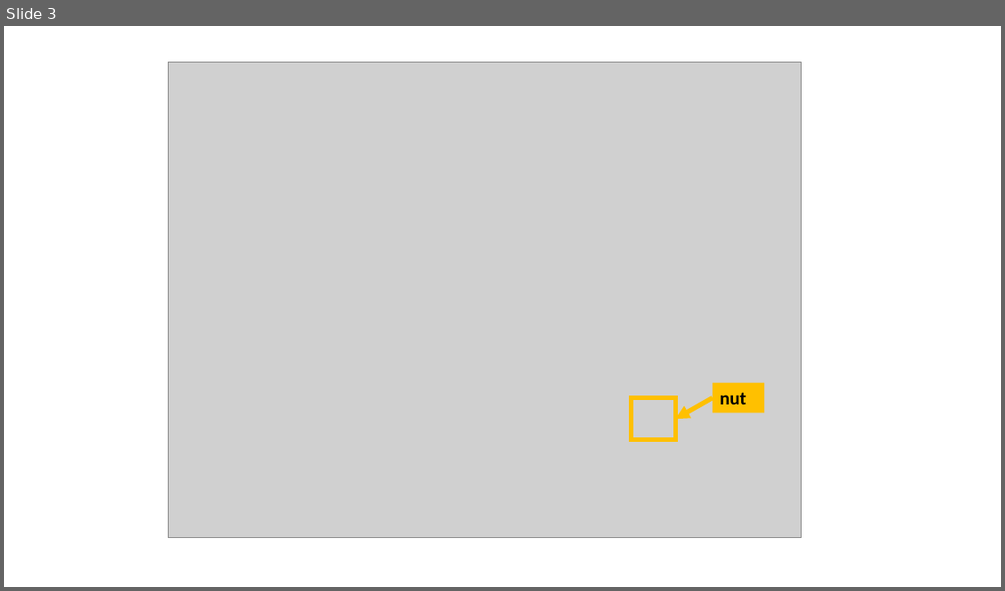
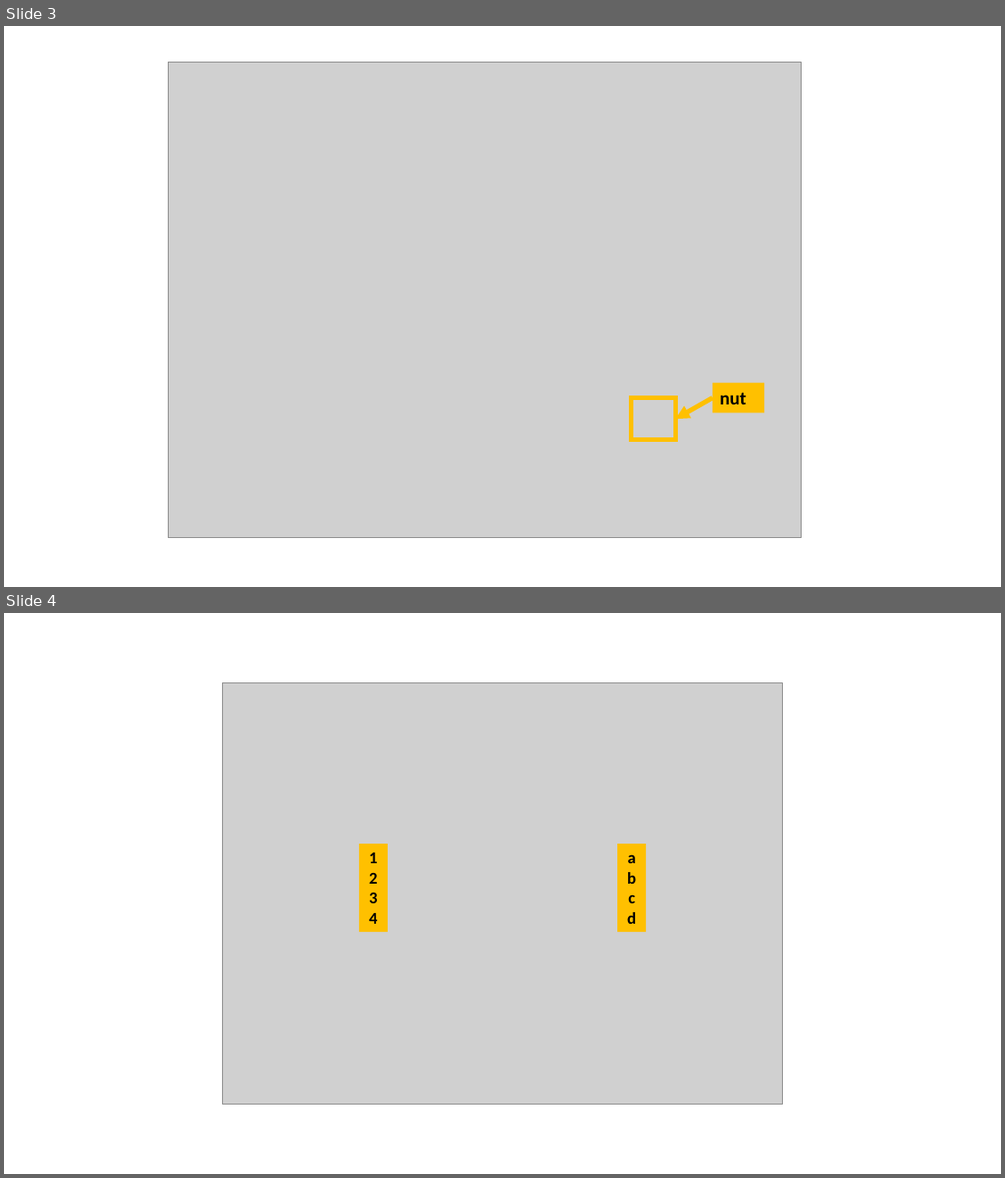
Before and after one commit to samhohcm/Robot-Kinematics-Remote-Worksheet-1, a slide deck: images/assembly1/diagrams/diagrams.pptx. Shown one above the other, each under a label of ours: slide 3 before the commit, slides 3 and 4 after it. The pictures are 1005x591 and 1005x1178 pixels, drawn with LibreOffice and Linux fonts; fonts in the diff are those of the drawing; grey boxes stand for pictures. Boxes give left, top, right and bottom in pixels: in the first picture for what was removed or moved away, otherwise in the second. Text is boxed around its words. In the diff, an @@ line names an element or a change of style, - is before the commit and + after.

```diff
--- a/images/assembly1/diagrams/diagrams.pptx
+++ b/images/assembly1/diagrams/diagrams.pptx
@@ slide 4 added at (x1=4, y1=613, x2=1001, y2=1174), background #FFFFFF @@
@@ picture added at (x1=222, y1=683, x2=783, y2=1103) @@
@@ rectangle added at (x1=359, y1=844, x2=388, y2=932), fill #FFC000, 16 pt, text #000000, bold @@
+1
+2
+3
+4
@@ rectangle added at (x1=617, y1=844, x2=646, y2=932), fill #FFC000, 16 pt, text #000000, bold @@
+a
+b
+c
+d
```
Also in this commit, not shown: 3 other files.
